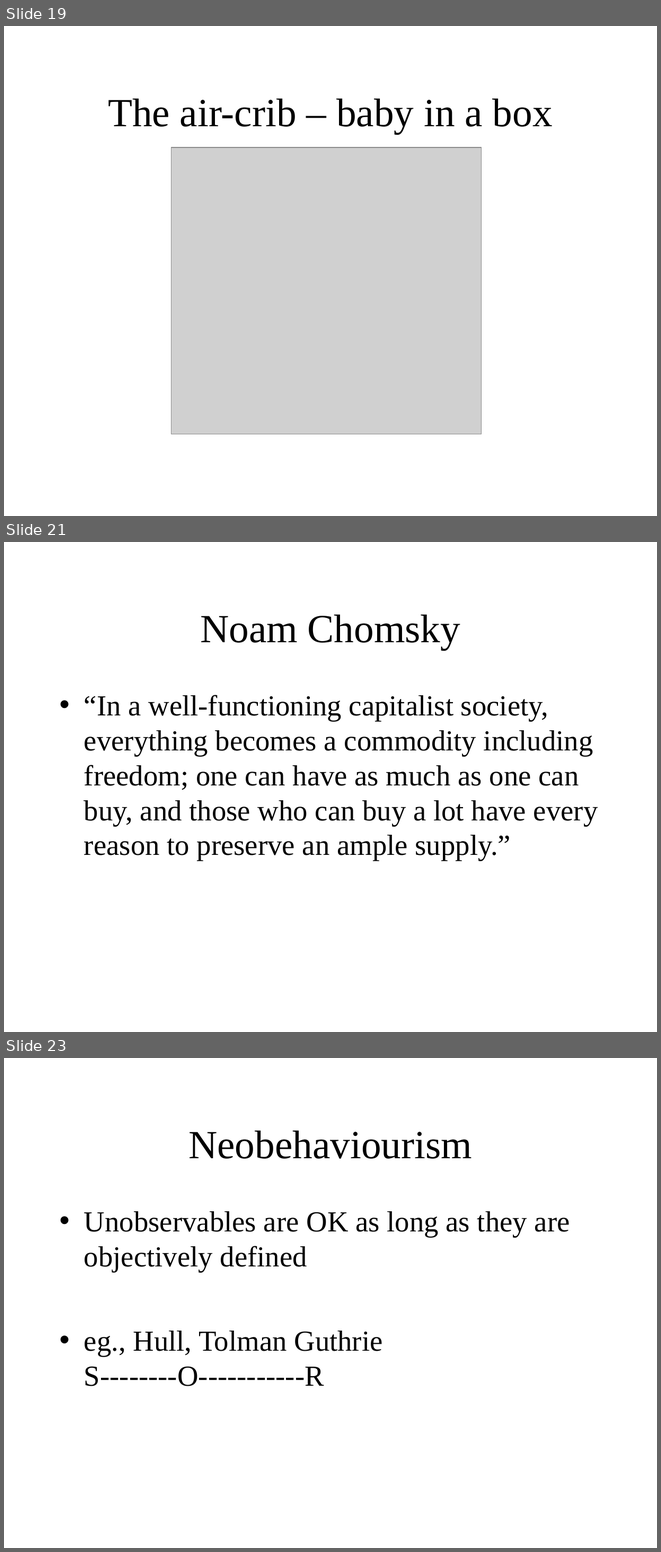
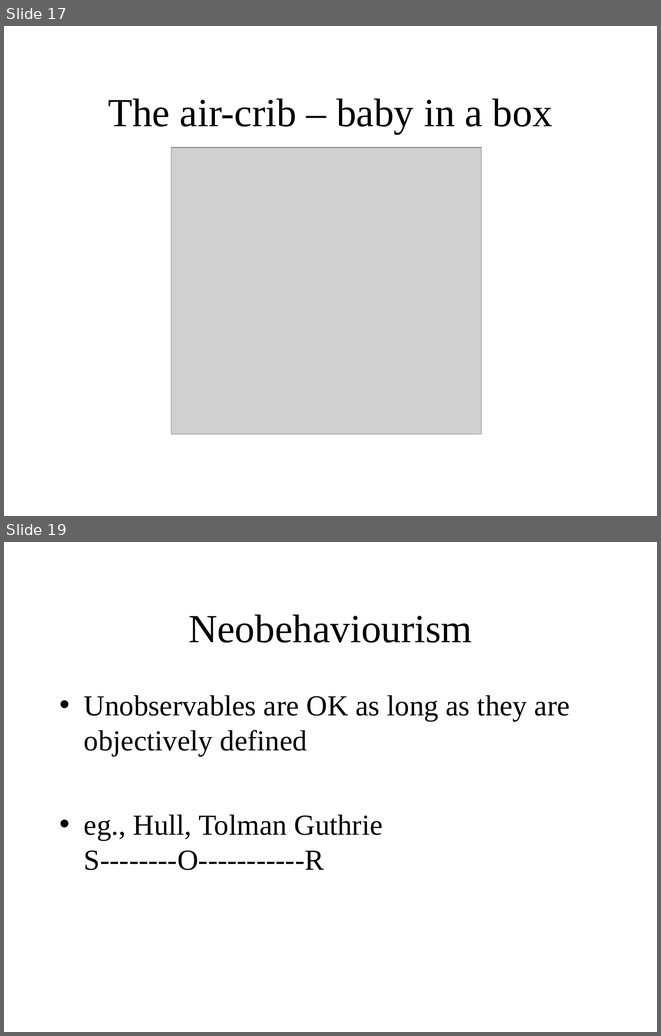
Before and after one commit to ajwills72/critical-thinking, a slide deck: src/behaviourism.odp. Shown one above the other, each under a label of ours: slides 19, 21 and 23 before the commit, slides 17 and 19 after it; the slides between them are not shown. The pictures are 661x1552 and 661x1036 pixels, drawn with LibreOffice and Linux fonts; fonts in the diff are those of the drawing; grey boxes stand for pictures. Boxes give left, top, right and bottom in pixels: in the first picture for what was removed or moved away, otherwise in the second. Text is boxed around its words. In the diff, an @@ line names an element or a change of style, - is before the commit and + after.

```diff
--- a/src/behaviourism.odp
+++ b/src/behaviourism.odp
@@ slide 21 removed at bbox=[4, 542, 657, 1032], background #FFFFFF @@
@@ title removed at bbox=[200, 614, 460, 650] @@
-Noam Chomsky
@@ text removed at bbox=[84, 695, 598, 861] @@
-• “In a well-functioning capitalist society, everything becomes a commodity including freedom; one can have as much as one can buy, and those who can buy a lot have every reason to preserve an ample supply.”
@@ what was slide 19 is now slide 17 @@
@@ what was slide 23 is now slide 19 @@
```
Also in this commit, not shown: 9 slides changed, 6 other slides removed, 1 other file.
